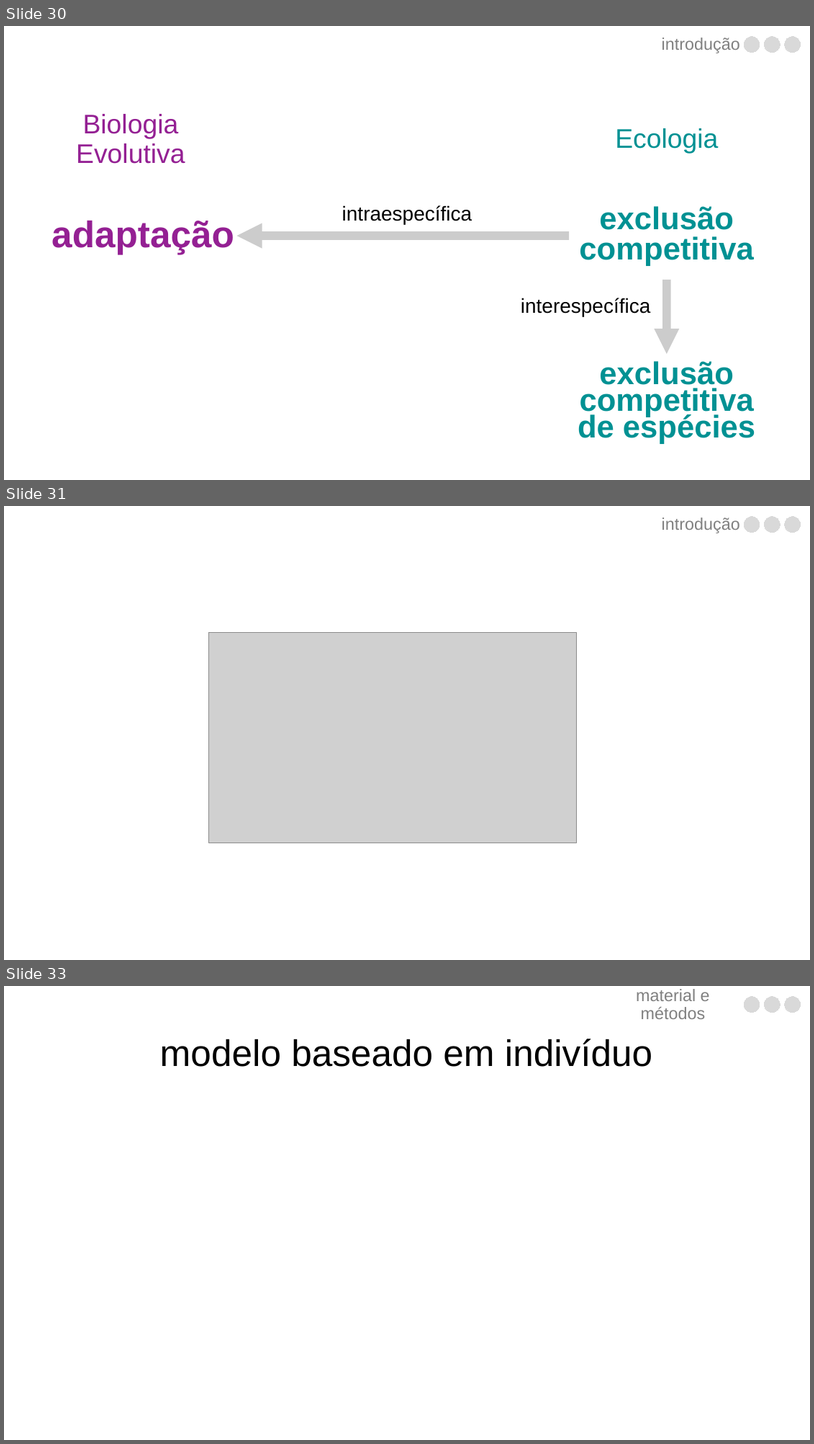
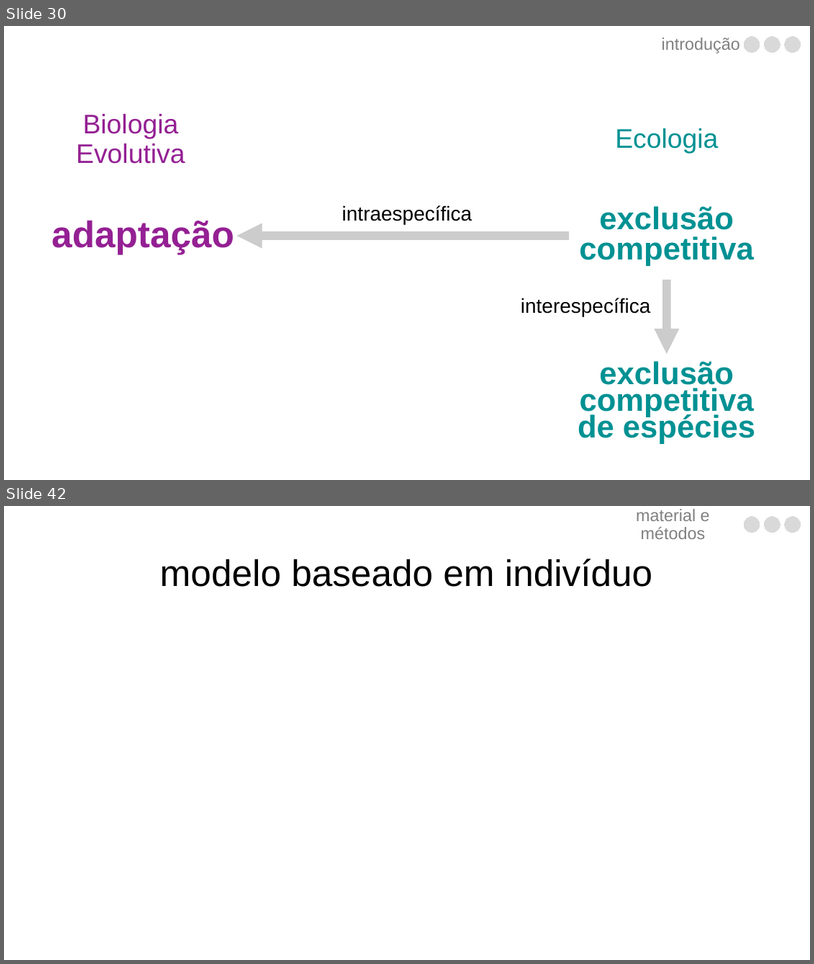
Before and after one commit to luisanovara/dissertacao, a slide deck: DEFESA.pptx. Shown one above the other, each under a label of ours: slides 30, 31 and 33 before the commit, slides 30 and 42 after it; the slides between them are not shown. The pictures are 814x1444 and 814x964 pixels, drawn with LibreOffice and Linux fonts; fonts in the diff are those of the drawing; grey boxes stand for pictures. Boxes give left, top, right and bottom in pixels: in the first picture for what was removed or moved away, otherwise in the second. Text is boxed around its words. In the diff, an @@ line names an element or a change of style, - is before the commit and + after.

```diff
--- a/DEFESA.pptx
+++ b/DEFESA.pptx
@@ slide 31 removed at box(4, 506, 810, 960), background #FFFFFF @@
@@ text removed at box(662, 518, 741, 533) @@
-introdução
@@ freeform shape removed at box(744, 517, 760, 533) @@
@@ freeform shape removed at box(765, 517, 781, 533) @@
@@ freeform shape removed at box(785, 517, 801, 533) @@
@@ picture removed at box(209, 633, 577, 843) @@
@@ what was slide 33 is now slide 42 @@
```
Also in this commit, not shown: 1 slide changed, 10 slides added, 3 other slides removed.
